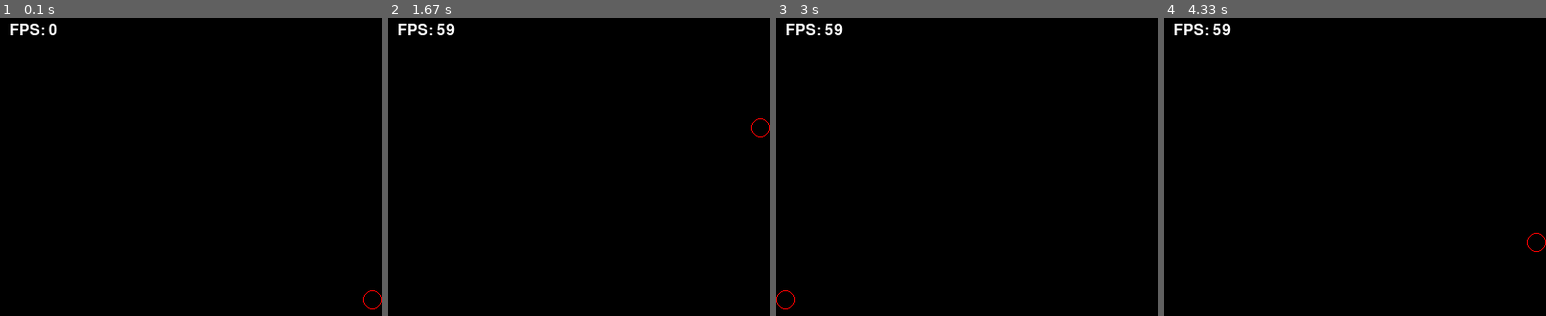
Above: before the commit, frames 1-4 (left to right).
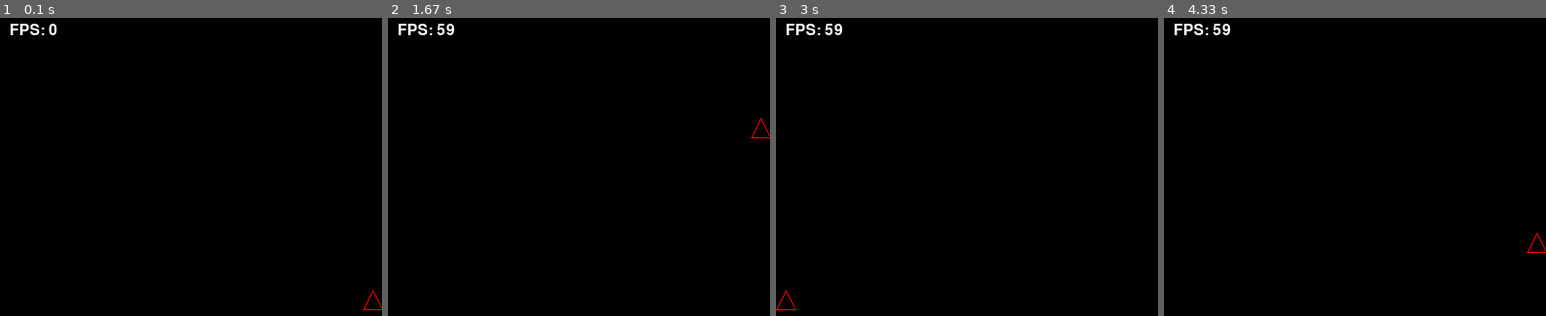
Above: after the commit, the same moments.

Repository: 20260200-htw/my-first-game
Game: pygame game, started from hello_pygame.py
Two runs of this game, one before a commit and one after it. Both use one fixed random seed, a clock stepped at 60 frames per second and the inputs below.
Inputs:
- Up to frame 1 (0.1 s): no input
- Up to frame 2 (1.67 s): hold Right 0.33-0.8 s; hold Up 0.83-1.13 s
- Up to frame 3 (3 s): hold Left 1.67-2.2 s; hold Down 2.23-2.53 s; hold Left 2.57-2.97 s
- Up to frame 4 (4.33 s): hold Up 3-3.37 s; hold Right 3.4-4.03 s; hold Down from 4.07 s (still down)

The runs differ from the first frame. In frame 1, less than 0.1% of the frame differs, in the area x 95-100%, y 91-99%; in frame 2, less than 0.1%; in frame 3, less than 0.1%, in the area x 0-6%, y 91-99%; in frame 4, less than 0.1%.

Commit message:
10th commit - triangle

Diff:
--- a/hello_pygame.py
+++ b/hello_pygame.py
@@ -7,7 +7,7 @@
 BLUE = (255, 0, 0)
 clock = pygame.time.Clock()
 font = pygame.font.Font(None, 24)
-RADIUS = 10
+SIZE = 10
 circle_x = 400
 circle_y = 300
 running = True
@@ -24,10 +24,19 @@
         circle_y -= 10
     if keys[pygame.K_DOWN]:
         circle_y += 10
-    circle_x = max(RADIUS, min(circle_x, 400 - RADIUS))
-    circle_y = max(RADIUS, min(circle_y, 400 - RADIUS))
+    circle_x = max(SIZE, min(circle_x, 400 - SIZE))
+    circle_y = max(SIZE, min(circle_y, 400 - SIZE))
     screen.fill(WHITE)
-    pygame.draw.circle(screen, BLUE, (circle_x, circle_y), RADIUS, 1)
+
+    # AI로 작성된 주석입니다. 삼각형의 세 꼭짓점 좌표 계산 (중심 기준 위쪽/좌하/우하)
+    triangle_points = [
+        (circle_x, circle_y - SIZE),
+        (circle_x - SIZE, circle_y + SIZE),
+        (circle_x + SIZE, circle_y + SIZE)
+    ]
+    # AI로 작성된 주석입니다. pygame.draw.polygon 으로 삼각형 그리기, 마지막 숫자(1) = 테두리 두께
+    pygame.draw.polygon(screen, BLUE, triangle_points, 1)
+
     fps = int(clock.get_fps())
     fps_text = font.render(f"FPS: {fps}", True, (255, 255, 255))
     screen.blit(fps_text, (10, 10))
